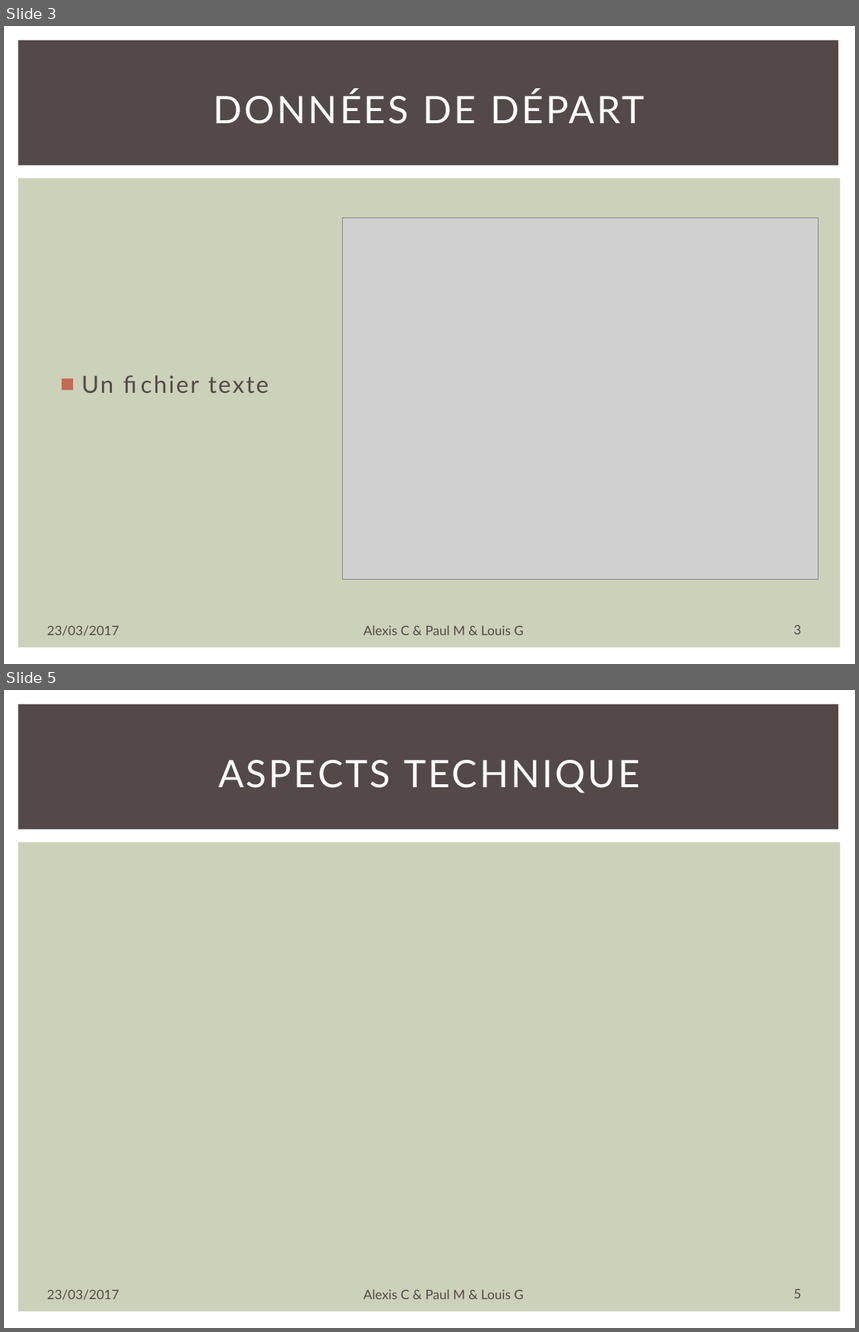
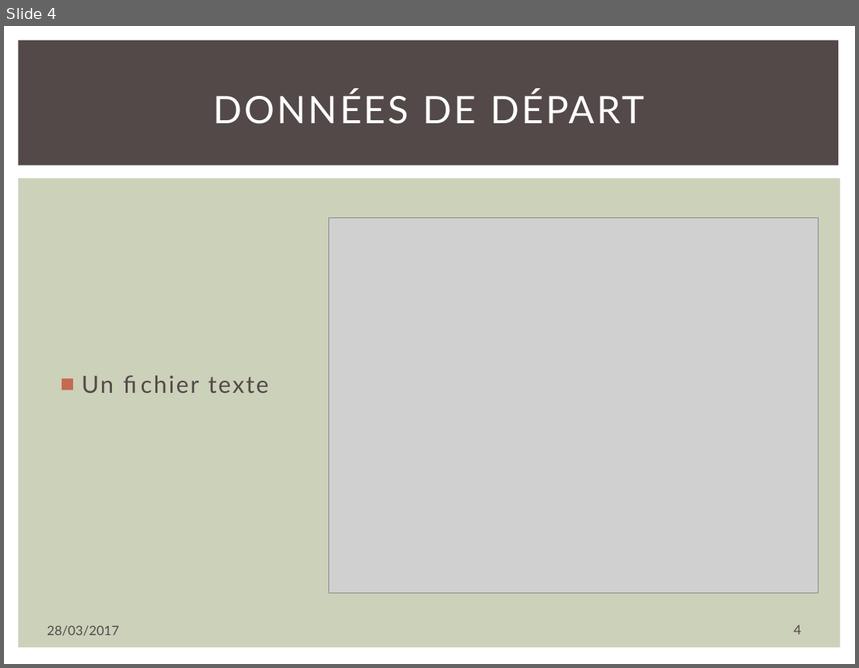
Before and after one commit to alexiscoatsaliou/MNT, a slide deck: Projet Java.pptx. Shown one above the other, each under a label of ours: slides 3 and 5 before the commit, slide 4 after it; the slides between them are not shown. The pictures are 859x1332 and 859x668 pixels, drawn with LibreOffice and Linux fonts; fonts in the diff are those of the drawing; grey boxes stand for pictures. Boxes give left, top, right and bottom in pixels: in the first picture for what was removed or moved away, otherwise in the second. Text is boxed around its words. In the diff, an @@ line names an element or a change of style, - is before the commit and + after.

```diff
--- a/Projet Java.pptx
+++ b/Projet Java.pptx
@@ slide 5 removed at [4, 690, 855, 1328], background #FFFFFF; not listed: 2 template elements that a slide beside it also shows @@
@@ title removed at [218, 760, 640, 793] @@
-ASPECTS TECHNIQUE
@@ text removed at [47, 1290, 120, 1300] @@
-23/03/2017
@@ text removed at [363, 1290, 523, 1300] @@
-Alexis C & Paul M & Louis G
@@ page number removed at [794, 1290, 801, 1299] @@
-5
@@ what was slide 3 is now slide 4 @@
@@ slide 4 changed as well @@
@@ picture: place and size @@
-picture at [343, 218, 819, 579]
+picture at [329, 218, 819, 593]
@@ text at [47, 626, 120, 636]: text changed @@
-23/03/2017
+28/03/2017
@@ text removed at [363, 626, 523, 636] @@
-Alexis C & Paul M & Louis G
@@ page number at [794, 626, 801, 635]: text changed @@
-3
+4
```
Also in this commit, not shown: 6 other slides changed, 7 slides added, 1 other slide removed.
